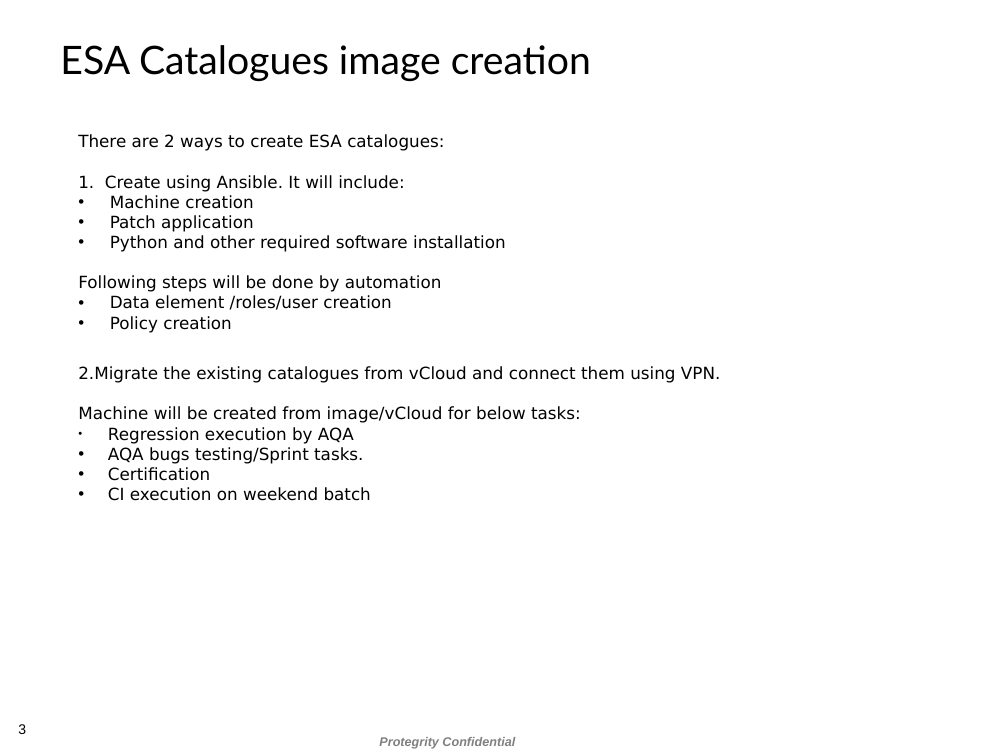
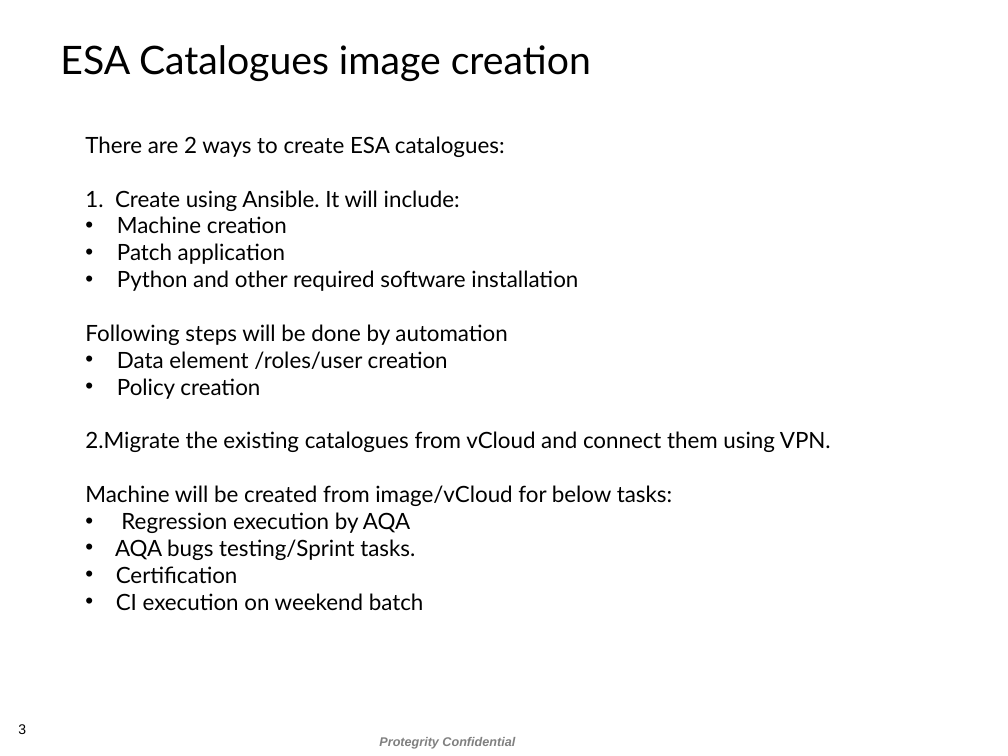
Before and after one commit to nalinigupta04/AQA, a slide deck: slide 3 of AQAFrameworkRestructure.pptx. Drawn at 1008x756 pixels with LibreOffice and Linux fonts; fonts in the diff are those of the drawing; background and template pictures are left out. Boxes give left, top, right and bottom in pixels: in the first picture for what was removed or moved away, otherwise in the second. Text is boxed around its words. In the diff, an @@ line names an element or a change of style, - is before the commit and + after.

```diff
--- a/AQAFrameworkRestructure.pptx
+++ b/AQAFrameworkRestructure.pptx
@@ text "There are 2 ways to ...": place and size @@
-text "There are 2 ways to ..." at (78,134,720,501)
+text "There are 2 ways to ..." at (85,136,831,610)
@@ text "There are 2 ways to ..." at (85,136,831,610): size 12 to 16 pt, font DejaVu Sans to Lato @@
```
Also in this commit, not shown: 5 other slides changed.
